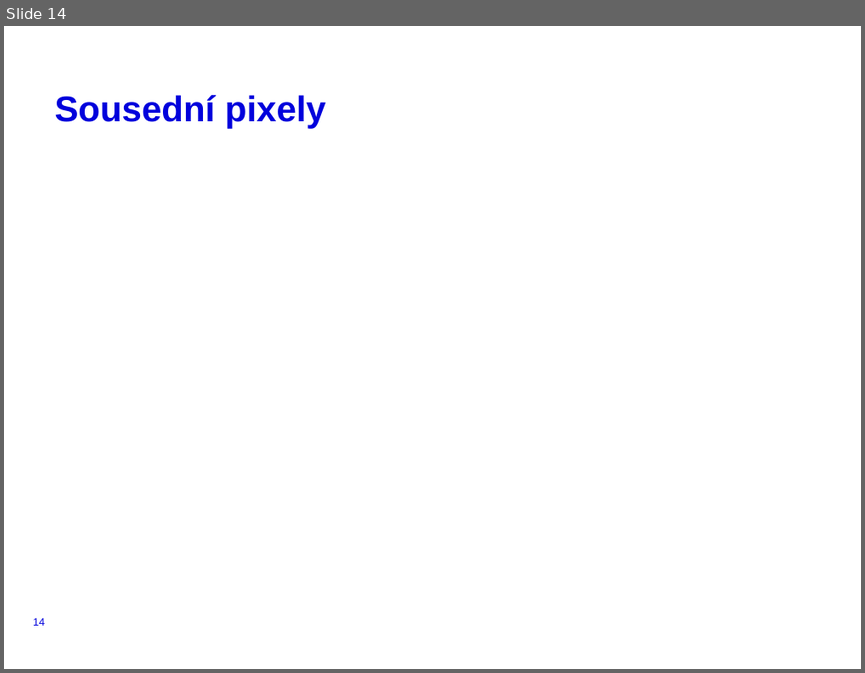
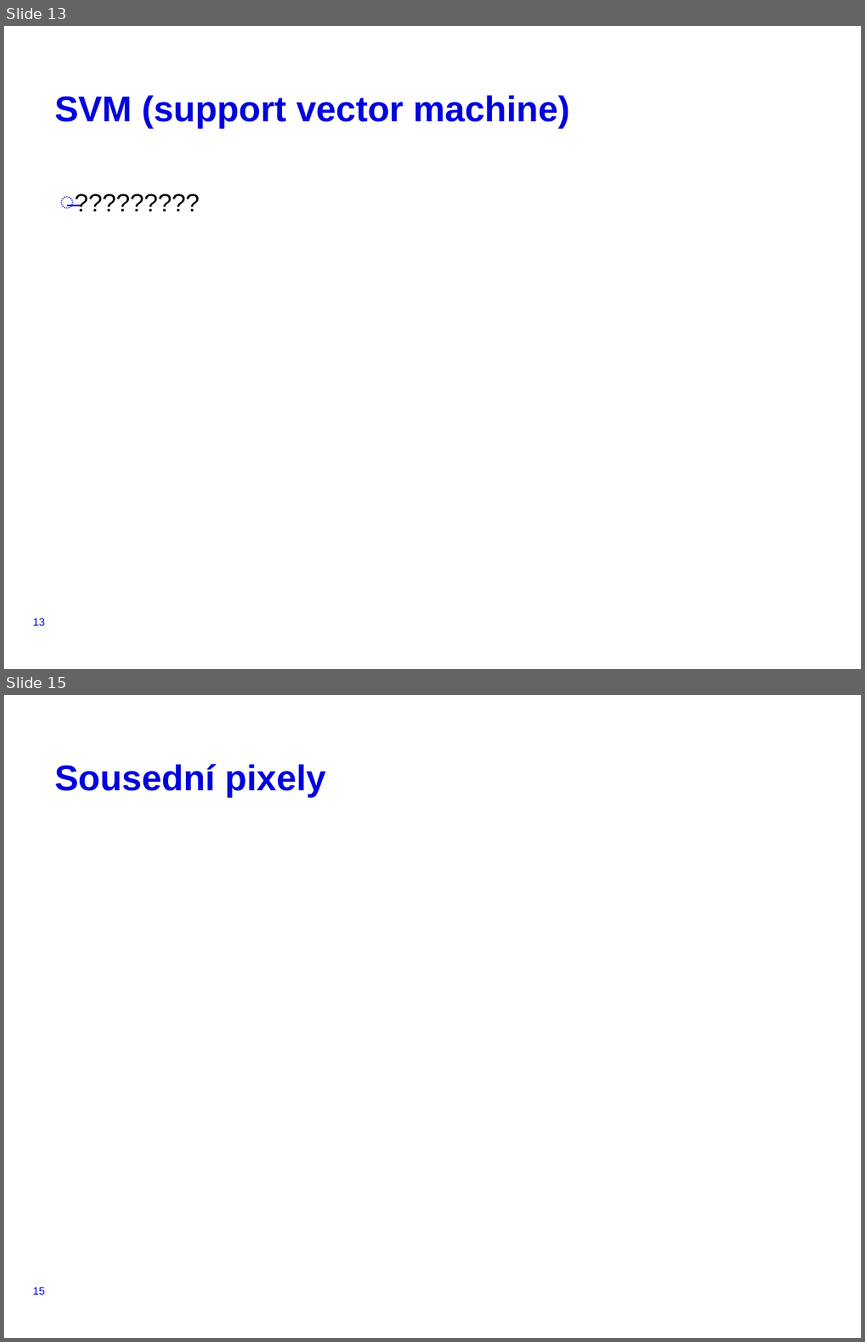
Before and after one commit to llxzy/E4012_rastliny, a slide deck: KAPHS.pptx. Shown one above the other, each under a label of ours: slide 14 before the commit, slides 13 and 15 after it; the slides between them are not shown. The pictures are 865x673 and 865x1342 pixels, drawn with LibreOffice and Linux fonts; fonts in the diff are those of the drawing; background and template pictures are left out. Boxes give left, top, right and bottom in pixels: in the first picture for what was removed or moved away, otherwise in the second. Text is boxed around its words. In the diff, an @@ line names an element or a change of style, - is before the commit and + after.

```diff
--- a/KAPHS.pptx
+++ b/KAPHS.pptx
@@ slide 13 added at (4, 26, 861, 669), background #FFFFFF @@
@@ title added at (55, 95, 569, 129), 30 pt, text #0000DC, bold @@
+SVM (support vector machine)
@@ text added at (54, 184, 811, 573), 21 pt, text #000000 @@
+̶ ?????????
@@ page number added at (33, 618, 45, 625), 9 pt, text #0000DC @@
+13
@@ what was slide 14 is now slide 15 @@
@@ page number at (33, 1287, 45, 1294): text changed @@
-14
+15
```
Also in this commit, not shown: 3 slides changed.
